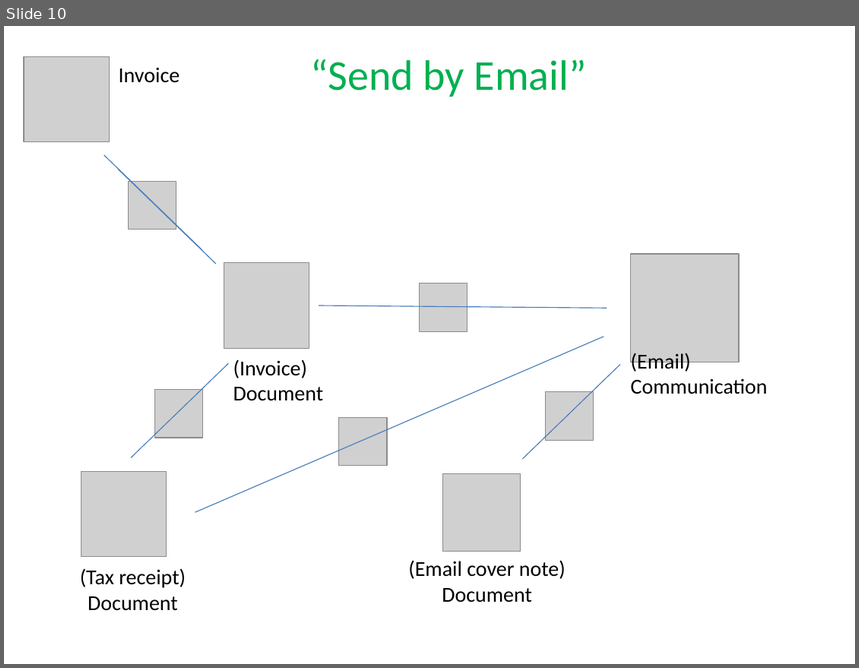
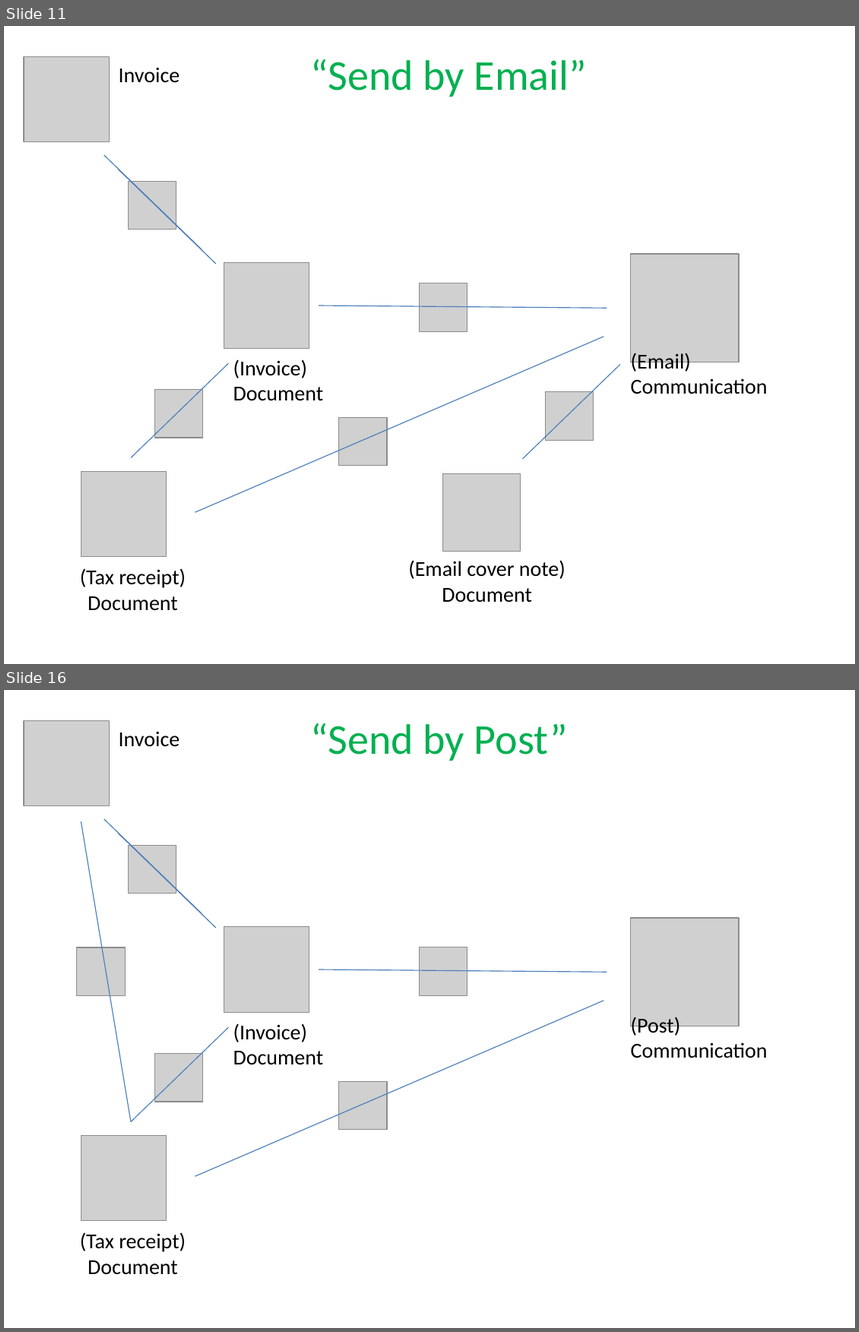
Before and after one commit to estatio/estatio, a slide deck: docs/docs-and-comms/attachments.pptx. Shown one above the other, each under a label of ours: slide 10 before the commit, slides 11 and 16 after it; the slides between them are not shown. The pictures are 859x668 and 859x1332 pixels, drawn with LibreOffice and Linux fonts; fonts in the diff are those of the drawing; grey boxes stand for pictures. Boxes give left, top, right and bottom in pixels: in the first picture for what was removed or moved away, otherwise in the second. Text is boxed around its words. In the diff, an @@ line names an element or a change of style, - is before the commit and + after.

```diff
--- a/docs/docs-and-comms/attachments.pptx
+++ b/docs/docs-and-comms/attachments.pptx
@@ slide 16 added at <box>4,690,855,1328</box>, background #FFFFFF @@
@@ picture added at <box>24,720,109,806</box> @@
@@ text added at <box>119,731,180,747</box>, 18 pt, text #000000 @@
+Invoice
@@ text added at <box>310,723,568,761</box>, 36 pt, text #00B050 @@
+“Send by Post”
@@ line added from (82, 822) to (131, 1122), #4B7EBC 0.75 pt @@
@@ line added from (104, 819) to (202, 914), #4B7EBC 0.75 pt @@
@@ line added from (118, 833) to (216, 927), #4B7EBC 0.75 pt @@
@@ picture added at <box>129,845,177,894</box> @@
@@ picture added at <box>224,926,310,1011</box> @@
@@ picture added at <box>630,918,739,1026</box> @@
@@ picture added at <box>76,948,125,996</box> @@
@@ picture added at <box>420,948,468,996</box> @@
@@ line added from (319, 970) to (607, 972), #4B7EBC 0.75 pt @@
@@ line added from (196, 1177) to (604, 1001), #4B7EBC 0.75 pt @@
@@ line added from (229, 1028) to (131, 1122), #4B7EBC 0.75 pt @@
@@ text added at <box>234,1024,324,1065</box>, 18 pt, text #000000 @@
+(Invoice)
+Document
@@ text added at <box>631,1017,768,1059</box>, 18 pt, text #000000 @@
+(Post)
+Communication
@@ picture added at <box>154,1053,203,1102</box> @@
@@ picture added at <box>338,1081,387,1130</box> @@
@@ picture added at <box>82,1135,167,1220</box> @@
@@ text added at <box>80,1233,186,1275</box>, 18 pt, text #000000 @@
+(Tax receipt)
+Document
@@ what was slide 10 is now slide 11 @@
```
Also in this commit, not shown: 6 other slides added.
